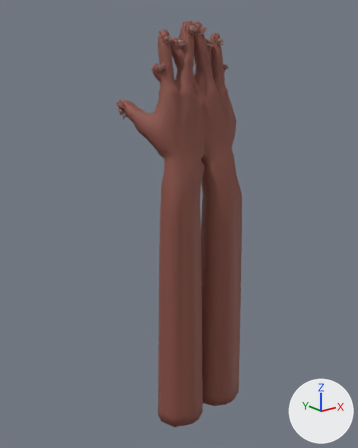
Before and after pictures for a commit that changed the Blender file public/models/source/hand-left-rig.blend.
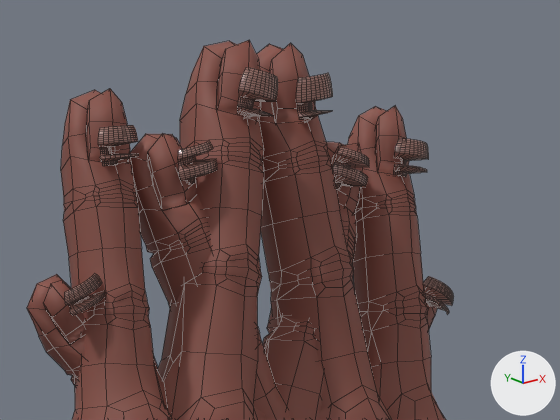
The first picture shows the older version from a 50 mm camera at (-348.0, -428.0, 24.0) aimed at (-10.0, -5.0, -145.0). The close-ups show the older and then the newer version on the part from 41% to 69% of the width and 3% to 20% of the height of that picture. Only the edits that show in the close-ups are written down. Arrows for +X, +Y and +Z are at lower right; the lights stay in place. The close-ups show mesh edges as thin lines.

The first close-up shows 'Hand', 'HandLeft'.
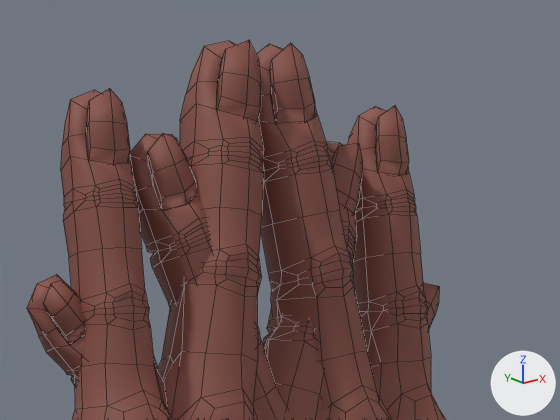
Location of each change, (x1, y1, x2, y2) in pixels of the close-ups (560 x 420 px):
'Hand', reshaped: before (61, 40, 454, 420); after (61, 40, 439, 420)
part 1 of me_handmesh, deleted (brown): before (98, 125, 139, 166)
part 2 of me_handmesh, deleted (brown): before (333, 147, 369, 189)
part 3 of me_handmesh, deleted (brown): before (237, 67, 278, 117)
part 4 of me_handmesh, deleted (brown): before (423, 276, 454, 315)
part 5 of me_handleft, deleted (brown): before (394, 138, 429, 177)
part 6 of me_handleft, deleted (brown): before (178, 141, 217, 184)
part 7 of me_handleft, deleted (brown): before (296, 73, 333, 120)
part 8 of me_handleft, deleted (brown): before (65, 273, 104, 316)

Patch to the scene script:
```diff
--- a/public/models/source/hand-left-rig.blend.py
+++ b/public/models/source/hand-left-rig.blend.py
@@ me_handmesh @@
 # used by ob_hand; location = (0.0, 0.0, 0.0)
-me_handmesh.from_pydata(...)  # 2463 vertices, 2326 faces; spans x -73.0..50.0, y -58.0..27.0, z -373.0..70.0
+me_handmesh.from_pydata(...)  # 1418 vertices, 1426 faces; spans x -69.0..50.0, y -58.0..27.0, z -373.0..70.0
+# me_handmesh part 1: the loose piece of 209 vertices spanning x -40.0..-31.0, y -22.0..-17.0, z 48.0..54.0 is deleted
+# me_handmesh part 2: the loose piece of 209 vertices spanning x 14.0..23.0, y -23.0..-18.0, z 45.0..52.0 is deleted
+# me_handmesh part 3: the loose piece of 209 vertices spanning x -11.0..-2.0, y -26.0..-21.0, z 57.0..65.0 is deleted
+# me_handmesh part 4: the loose piece of 209 vertices spanning x 39.0..47.0, y -22.0..-17.0, z 22.0..30.0 is deleted
+# other edits to the shape of me_handmesh do not show in these pictures
 me_handmesh.materials.append(mat_hand_skin)
-me_handmesh.materials.append(mat_hand_nail)  # brown #a27369
@@ me_handleft @@
 # used by ob_handleft; location = (0.0, 0.0, 0.0)
-me_handleft.from_pydata(...)  # 2463 vertices, 2326 faces; spans x -50.0..73.0, y -58.0..27.0, z -373.0..70.0
+me_handleft.from_pydata(...)  # 1418 vertices, 1426 faces; spans x -50.0..69.0, y -58.0..27.0, z -373.0..70.0
+# me_handleft part 5: the loose piece of 209 vertices spanning x 31.0..40.0, y -22.0..-17.0, z 48.0..54.0 is deleted
+# me_handleft part 6: the loose piece of 209 vertices spanning x -23.0..-14.0, y -23.0..-18.0, z 45.0..52.0 is deleted
+# me_handleft part 7: the loose piece of 209 vertices spanning x 2.0..11.0, y -26.0..-21.0, z 57.0..65.0 is deleted
+# me_handleft part 8: the loose piece of 209 vertices spanning x -47.0..-39.0, y -22.0..-17.0, z 22.0..30.0 is deleted
+# other edits to the shape of me_handleft do not show in these pictures
 me_handleft.materials.append(mat_hand_skin)
-me_handleft.materials.append(mat_hand_nail)  # brown #a27369
```
